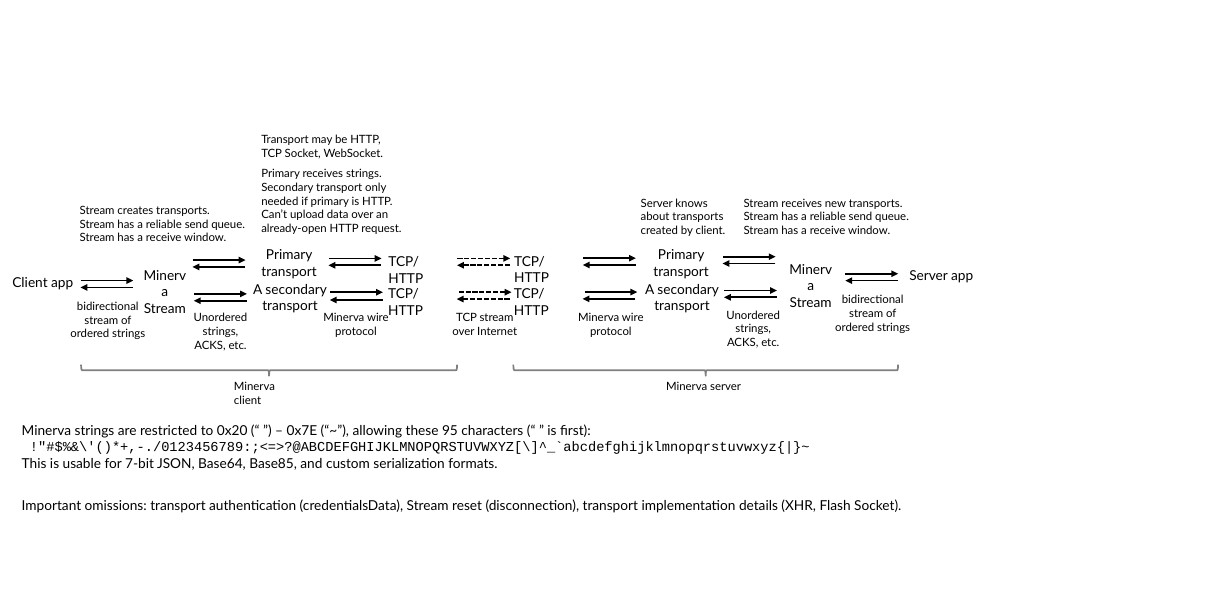
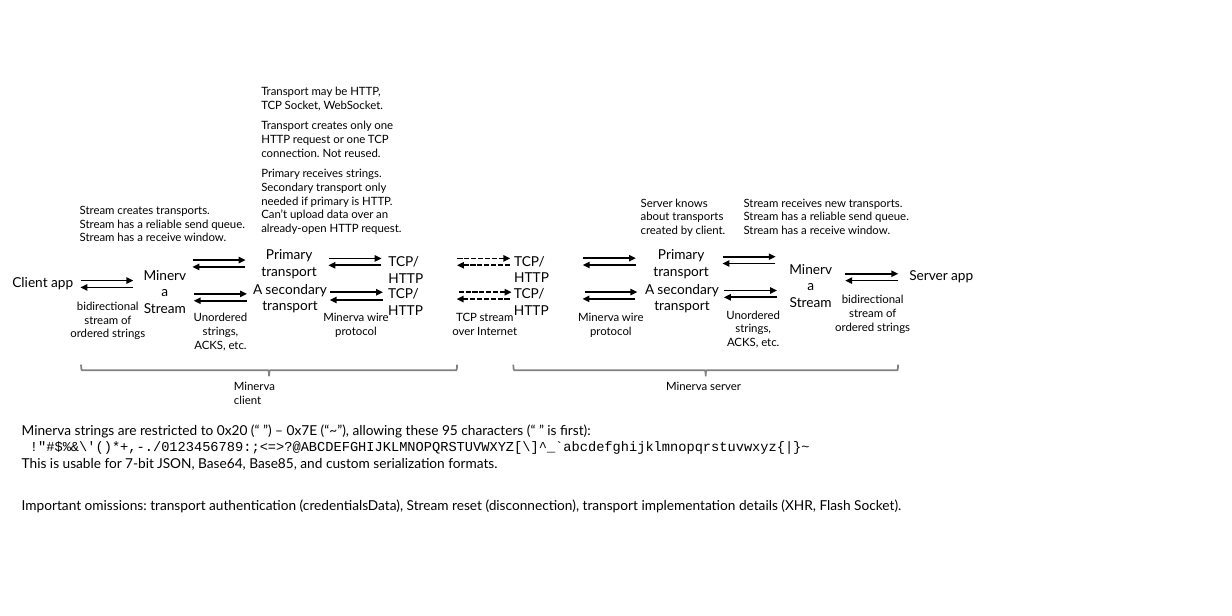
Before and after one commit to ludiosarchive/Minerva, a slide deck: slide 1 of docs/scope_overview.pptx. Drawn at 1232x616 pixels with LibreOffice and Linux fonts; fonts in the diff are those of the drawing. Boxes give left, top, right and bottom in pixels: in the first picture for what was removed or moved away, otherwise in the second. Text is boxed around its words. In the diff, an @@ line names an element or a change of style, - is before the commit and + after.

Commit message:
docs/scope_overview.pptx: minor changes

```diff
--- a/docs/scope_overview.pptx
+++ b/docs/scope_overview.pptx
@@ text "Transport may be HTTP, TCP ...": place and size @@
-text "Transport may be HTTP, TCP ..." at box(261, 134, 384, 158)
+text "Transport may be HTTP, TCP ..." at box(261, 86, 384, 110)
@@ text added at box(261, 120, 393, 157), 10 pt, text #000000 @@
+Transport creates only one HTTP request or one TCP connection. Not reused.
```
